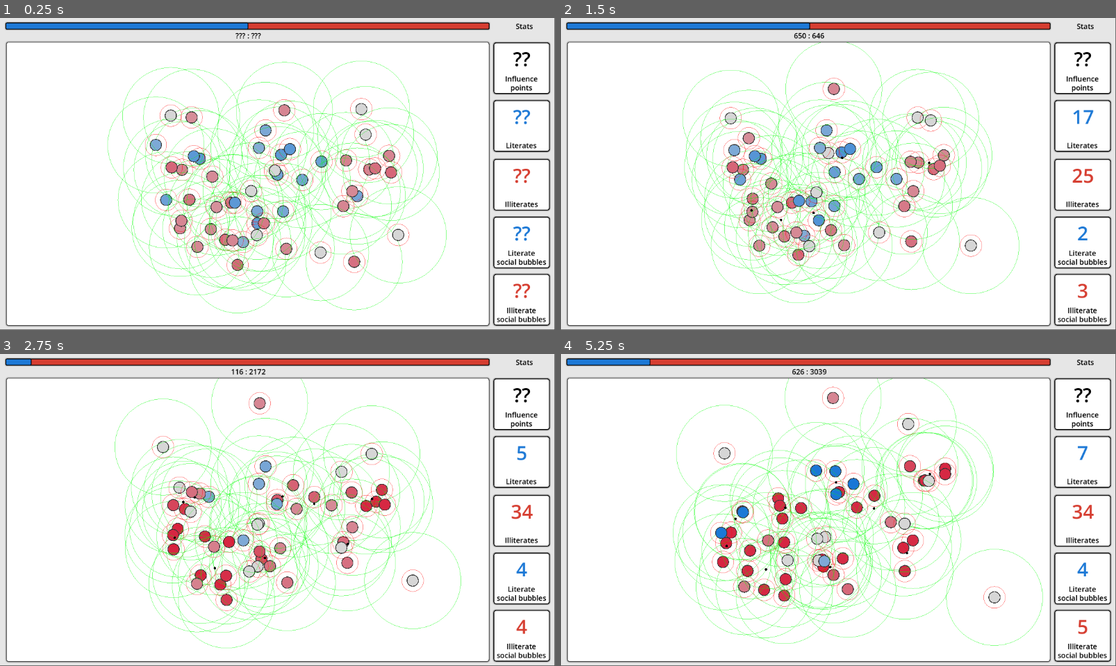
Above: before the commit, frames 1-4 (two rows, left to right).
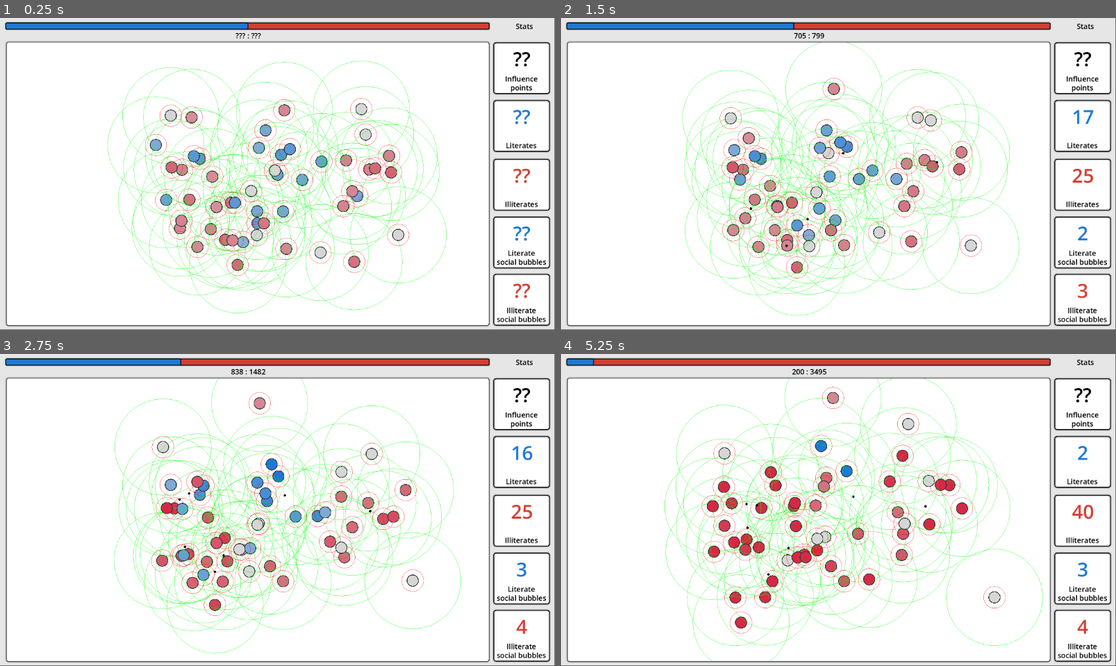
Above: after the commit, the same moments.

Repository: s7eamy/social-bubbles
Game: Godot game, scene res://scenes/levels/first_level/first_level.tscn
Two runs of this game, one before a commit and one after it. Both use one fixed random seed, a clock stepped at 60 frames per second and the inputs below. This scene is started directly instead of the project's main scene.
Inputs (mouse positions are in pixels of both pictures, inside the frame that each line leads up to):
- Up to frame 1 (0.25 s): no input
- Up to frame 2 (1.5 s): move the mouse to (799, 261) at 0.52 s; click (799, 261) at 0.67 s; move the mouse to (844, 245) at 1.27 s; click (844, 245) at 1.42 s
- Up to frame 3 (2.75 s): move the mouse to (316, 503) at 2.02 s; click (316, 503) at 2.17 s
- Up to frame 4 (5.25 s): move the mouse to (910, 563) at 2.77 s; click (910, 563) at 2.92 s; move the mouse to (838, 547) at 3.52 s; click (838, 547) at 3.67 s; move the mouse to (733, 531) at 4.27 s; click (733, 531) at 4.42 s; move the mouse to (860, 513) at 5.02 s; click (860, 513) at 5.17 s

The runs differ from the first frame. In frame 2, 7.3% of the frame differs, in the area x 22-81%, y 1-96%; in frame 3, 13%; in frame 4, 14%, in the area x 5-96%, y 1-99%.

Commit message:
Social bubbles move by going wack

Diff:
--- a/scenes/characters/social_bubble/social_bubble.gd
+++ b/scenes/characters/social_bubble/social_bubble.gd
@@ -5,7 +5,6 @@
 const INFLUENCE_RADIUS: int = 45
 
 @export var units_comprising: Array = []
-#@export var units_comprising_count: int = 0
 var type: Globals.UnitTypes
 
 var affected: bool = false
@@ -59,12 +58,6 @@
 	affect_units_comprising_media_literacy()
 	position = get_average_position()
 	current_direction = brownian_motion()
-	if time_since_last_update >= update_interval:
-		for unit in units_comprising:
-			# i am not entirely sure how this part works
-			unit.current_direction = current_direction
-		time_since_last_update = 0.0
-
 
 func brownian_motion() -> Vector2:
 	var direction = Vector2(randf_range(-1, 1), randf_range(-1, 1))
--- a/scenes/unit/unit.gd
+++ b/scenes/unit/unit.gd
@@ -5,10 +5,7 @@
 # Speed of unit
 var speed: float = 120.0
 # Time interval to update direction
-var update_interval: float
-
-var social_bubble: SocialBubble = null
-var belongs_to_social_bubble: bool = false
+var update_interval: float = 0
 
 # colors
 const COLOR_ILLITERATE = Color(214 / 255.0, 42 / 255.0, 69 / 255.0)
@@ -19,26 +16,36 @@
 
 const MEDIA_LITERACY_NEUTRAL_MIN_LIMIT: int = -10
 const MEDIA_LITERACY_NEUTRAL_MAX_LIMIT: int = 10
-const DEFAULT_MEDIA_LITERACY_INCREMENT: float = 1
+const DEFAULT_MEDIA_LITERACY_INCREMENT: float = 10
 
 const MEDIA_LITERACY_STARTING_VALUE_MIN_LIMIT: int = -50
 const MEDIA_LITERACY_STARTING_VALUE_MAX_LIMIT: int = 50
 const MAX_MEDIA_LITERACY: int = 100
 const MIN_MEDIA_LITERACY: int = -100
 
+enum States {
+	FORMED_SOCIAL_BUBBLE,
+	CONNECTED_WITH_FELLOW,
+	FOUND_FELLOW,
+	IDLE
+}
+var state: States = States.IDLE
+
 var time_since_last_update: float = 0.0
 var current_direction: Vector2 = Vector2.ZERO
 var media_literacy_score: float = 0.0
+
 var connected: bool = false
 var connected_fellows: Array = []
 var fellow: CharacterBody2D = null
+
+var social_bubble: SocialBubble = null
+var belongs_to_social_bubble: bool = false
 
 var type: Globals.UnitTypes:
 	get:
 		return get_type()
 
-
-# Called when the node enters the scene tree for the first time.
 func _ready() -> void:
 	randomize()
 	update_interval = randf_range(0.1, 0.9)
@@ -50,9 +57,20 @@
 	draw_fellow_range()
 
 func _process(delta: float) -> void:
-	# Unit color
+	determine_state()
 	update_color()
 	move_unit(delta)
+	update_media_literacy_score_by_fellow(delta)
+
+func determine_state() -> void:
+	if self.belongs_to_social_bubble:
+		self.state = States.FORMED_SOCIAL_BUBBLE
+	elif self.connected:
+		self.state = States.CONNECTED_WITH_FELLOW
+	elif self.fellow:
+		self.state = States.FOUND_FELLOW
+	else:
+		self.state = States.IDLE
 
 func update_color() -> void:
 	var color: Color
@@ -65,31 +83,39 @@
 
 	$MeshInstance2D.modulate = color
 
-func calculate_literacy_weight(positive: bool, media_literacy_score: float):
+func calculate_literacy_weight(positive: bool, score: float):
 	if positive:
-		return float((media_literacy_score + MEDIA_LITERACY_NEUTRAL_MIN_LIMIT)) / float((100 - MEDIA_LITERACY_NEUTRAL_MAX_LIMIT))
+		return float((score + MEDIA_LITERACY_NEUTRAL_MIN_LIMIT)) / float((100 - MEDIA_LITERACY_NEUTRAL_MAX_LIMIT))
 	else:
-		return float((media_literacy_score + 100)) / float((100 - MEDIA_LITERACY_NEUTRAL_MAX_LIMIT))
+		return float((score + 100)) / float((100 - MEDIA_LITERACY_NEUTRAL_MAX_LIMIT))
 
-func move_unit(delta):
+func move_unit(delta) -> void:
 	time_since_last_update += delta
 	if time_since_last_update >= update_interval:
-		if connected: # stop and influence media literacy
+		if self.state == States.FORMED_SOCIAL_BUBBLE:
+			current_direction = social_bubble.current_direction
+			update_interval = social_bubble.update_interval
+		elif self.state == States.CONNECTED_WITH_FELLOW:
 			current_direction = Vector2.ZERO
-			influence_media_literacy_score(connected_fellows[0], DEFAULT_MEDIA_LITERACY_INCREMENT)
-		elif fellow: # go towards fellow
+		elif self.state == States.FOUND_FELLOW:
 			current_direction = global_position.direction_to(fellow.global_position)
-		else: # idle
+		elif self.state == States.IDLE:
 			set_brownian_direction()
 		time_since_last_update = 0.0
 
 	velocity = current_direction * speed
 	move_and_slide()
 
-func influence_media_literacy_score(target: Object, increment_value: int) -> void:
-	if media_literacy_score >= MAX_MEDIA_LITERACY or media_literacy_score <= MIN_MEDIA_LITERACY:
-		return
-	media_literacy_score += multiplication_sign(target.type == Globals.UnitTypes.MEDIA_LITERATE) * increment_value * connected_fellows.size()
+func update_media_literacy_score_by_fellow(delta) -> void:
+	if state != States.CONNECTED_WITH_FELLOW: return
+
+	var increment_size = delta * DEFAULT_MEDIA_LITERACY_INCREMENT * connected_fellows.size()
+	influence_media_literacy_score(connected_fellows[0], increment_size)
+
+func influence_media_literacy_score(target: Object, increment_value: float) -> void:
+	if media_literacy_score >= MAX_MEDIA_LITERACY or media_literacy_score <= MIN_MEDIA_LITERACY: return
+
+	media_literacy_score += multiplication_sign(target.type == Globals.UnitTypes.MEDIA_LITERATE) * increment_value
 
 func multiplication_sign(check: bool) -> int:
 	return 1 if check else -1
@@ -158,7 +184,6 @@
 	var radius = $FellowRange/CollisionShape2D.shape.radius
 	draw_circle(Vector2.ZERO, radius, Color(0, 1, 0, 0.5), false)
 
-
 func _on_input_event(viewport: Node, event: InputEvent, shape_idx: int) -> void:
 	# if clicked on unit and it has social bubbles, increase media literacy of all units in the social bubble
 	if event is InputEventMouseButton:
